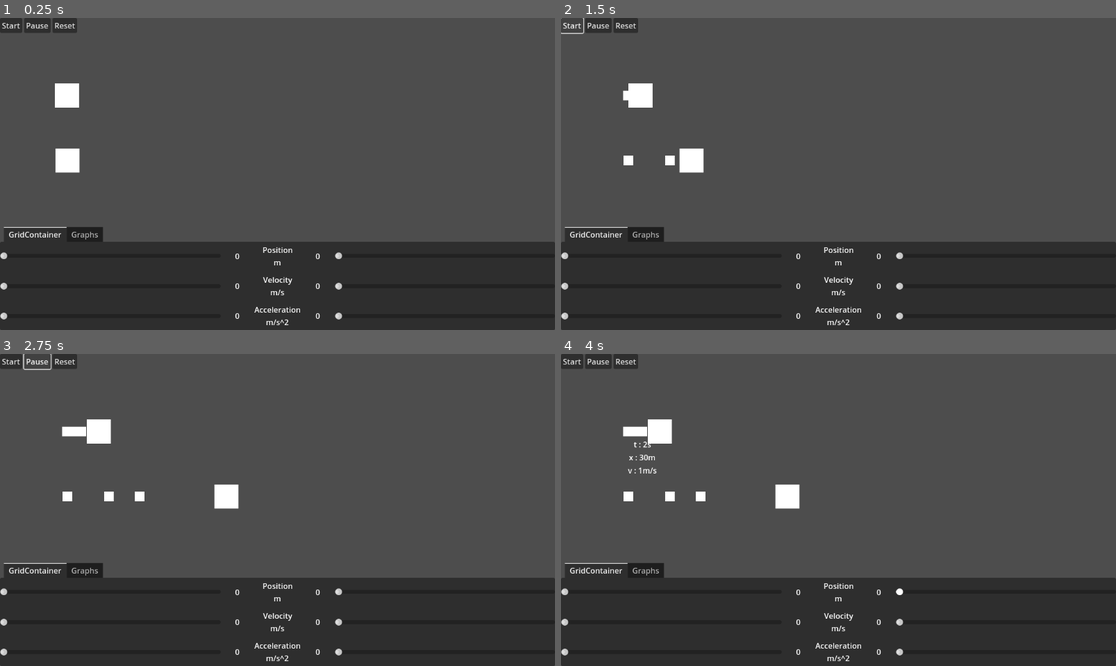
Above: before the commit, frames 1-4 (two rows, left to right).
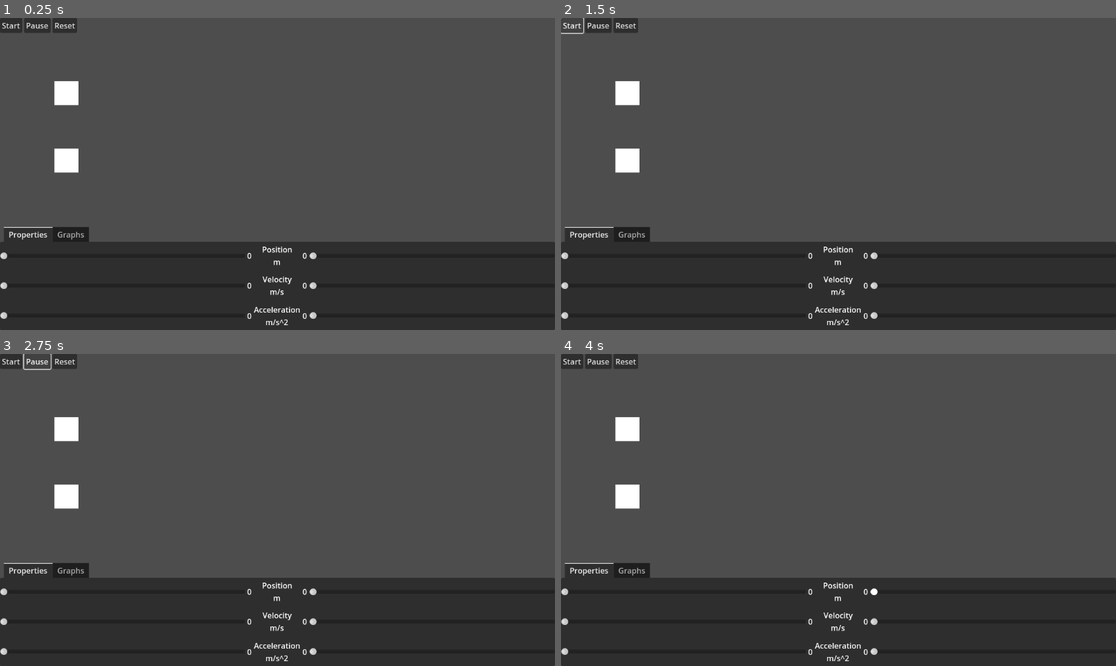
Above: after the commit, the same moments.

Repository: onegm/one_dimensional_motion_simulator
Game: Godot game, scene res://main.tscn
Same seed, same stepped clock (60 frames per second), same inputs: the game is played once before the commit and once after it.
Inputs (mouse positions are in pixels of both pictures, inside the frame that each line leads up to):
- Up to frame 1 (0.25 s): no input
- Up to frame 2 (1.5 s): click "Start" at 0.5 s; click "Start" at 1.25 s
- Up to frame 3 (2.75 s): click "Pause" at 2 s
- Up to frame 4 (4 s): click "Reset" at 2.75 s; move the mouse to (644, 432) at 3.52 s; hold Right (ui_right) from 3.53 s (still down)

The runs differ from the first frame. In frame 1, 1.0% of the frame differs, in the area x 0-62%, y 20-99%; in frame 2, 1.9%; in frame 3, 2.3%; in frame 4, 2.4%.

Commit message:
main mechanics
Connected sliders to cars
Connected graphs to cars
Connected tracer_spawner to cars

Diff:
--- a/autoloads/signal_bus.gd
+++ b/autoloads/signal_bus.gd
@@ -1,5 +1,8 @@
 extends Node
 
-signal data_point_created(car : Car)
+signal data_point_requested
+
 signal simulation_started
 signal reset_simulation_pressed
+
+signal car_created(car : Car)
--- a/car/car.gd
+++ b/car/car.gd
@@ -1,39 +1,41 @@
-extends RigidBody2D
+extends Node2D
 class_name Car
 
-@export var acceleration : float
+var initial_position = 0
+var initial_velocity : float = 0
+var velocity : float = 0
+var acceleration : float = 0
 
-var current_time : int = 0
-var initial_velocity : float = 0
-
-@onready var initial_x_position = global_position.x
-@onready var timer := $Timer
+signal data_point_created(car : Car)
 
 func _ready() -> void:
 	SignalBus.simulation_started.connect(start)
-	timer.timeout.connect(SignalBus.data_point_created.emit.bind(self))
+	SignalBus.data_point_requested.connect(data_point_created.emit.bind(self))
 	set_physics_process(false)
+	SignalBus.car_created.emit(self)
 
 func _physics_process(delta: float) -> void:
-	linear_velocity.x += acceleration*delta
-	move_and_collide(linear_velocity)
+	position.x += velocity*delta + 0.5*acceleration*delta*delta
+	velocity += acceleration*delta
 
 func get_current_position():
-	return global_position.x - initial_x_position
+	return position.x
 
-func set_velocity(vx : float):
-	linear_velocity.x = vx
+func set_initial_velocity(vx : float):
+	velocity = vx
 	initial_velocity = vx
+
+func set_initial_position(pos : float):
+	initial_position = pos
+	position.x = pos
 
 func set_acceleration(ax : float):
 	acceleration = ax
 
 func start():
-	SignalBus.data_point_created.emit(self)
-	if timer.is_stopped(): timer.start()
+	data_point_created.emit(self)
 	set_physics_process(true)
 
 func reset():
-	timer.stop(false)
-	current_time = 0
-	linear_velocity.x = initial_velocity
+	velocity = initial_velocity
+	position.x = initial_position
--- a/car/car.tscn
+++ b/car/car.tscn
@@ -4,10 +4,7 @@
 
 [sub_resource type="CanvasTexture" id="CanvasTexture_0scup"]
 
-[node name="Car" type="RigidBody2D"]
-collision_layer = 0
-collision_mask = 0
-gravity_scale = 0.0
+[node name="Car" type="Node2D"]
 script = ExtResource("1_uov5v")
 
 [node name="Sprite2D" type="Sprite2D" parent="."]
--- a/car/tracer.gd
+++ b/car/tracer.gd
@@ -11,4 +11,4 @@
 func set_car_and_time(car : Car, time : float) -> void:
 	%TimeLabel.text += str(time) + "s"
 	%PositionLabel.text += str(round(car.get_current_position())) + "m"
-	%VelocityLabel.text += str(round(car.linear_velocity.x)) + "m/s"
+	%VelocityLabel.text += str(round(car.velocity)) + "m/s"
--- a/car/tracer.tscn
+++ b/car/tracer.tscn
@@ -8,6 +8,7 @@
 
 [node name="Tracer" type="Area2D"]
 process_mode = 3
+top_level = true
 script = ExtResource("1_ri4rc")
 
 [node name="Sprite2D" type="Sprite2D" parent="."]
--- a/car/tracer_spawner.gd
+++ b/car/tracer_spawner.gd
@@ -2,14 +2,14 @@
 
 const tracer_scene : PackedScene = preload("res://car/tracer.tscn")
 
-var current_time : float = 0
 
 func _ready() -> void:
-	SignalBus.data_point_created.connect(on_data_point_created)
+	SignalBus.car_created.connect(func(car):
+		car.data_point_created.connect(on_data_point_created)
+		)
 
 func on_data_point_created(car : Car):
 	var tracer = tracer_scene.instantiate()
 	car.add_sibling(tracer)
 	tracer.global_position = car.global_position
-	tracer.set_car_and_time(car, floor(current_time))
-	current_time += 0.5
+	tracer.set_car_and_time(car, floor(Simulation.time))
--- a/main.gd
+++ b/main.gd
@@ -1,4 +1,7 @@
 extends Control
+
+@export var car_a : Car
+@export var car_b : Car
 
 @onready var start_button := %StartButton
 @onready var pause_button := %PauseButton
@@ -9,6 +12,9 @@
 	pause_button.pressed.connect(func(): get_tree().paused = !get_tree().paused)
 	reset_button.pressed.connect(SignalBus.reset_simulation_pressed.emit)
 
+	%PropertiesA.car = car_a
+	%PropertiesB.car = car_b
+
 func on_start_button_pressed():
 	SignalBus.simulation_started.emit()
 	get_tree().paused = false
--- a/main.tscn
+++ b/main.tscn
@@ -1,10 +1,11 @@
-[gd_scene load_steps=4 format=3 uid="uid://i3kqa10tdkbg"]
+[gd_scene load_steps=5 format=3 uid="uid://i3kqa10tdkbg"]
 
-[ext_resource type="Script" path="res://addons/graph_2d/graph_2d.gd" id="1_h8krp"]
 [ext_resource type="Script" path="res://main.gd" id="1_tpova"]
 [ext_resource type="PackedScene" uid="uid://b5ugb4pqrpmjh" path="res://simulation/simulation.tscn" id="2_e5q61"]
+[ext_resource type="PackedScene" uid="uid://dlfn31rere5p8" path="res://ui/car_properties/car_properties.tscn" id="3_p70h6"]
+[ext_resource type="PackedScene" uid="uid://8nr0ds835skk" path="res://ui/graph/graphs.tscn" id="4_cl0n0"]
 
-[node name="Main" type="Control"]
+[node name="Main" type="Control" node_paths=PackedStringArray("car_a", "car_b")]
 process_mode = 3
 layout_mode = 3
 anchors_preset = 15
@@ -14,6 +15,8 @@
 grow_vertical = 2
 mouse_filter = 1
 script = ExtResource("1_tpova")
+car_a = NodePath("VBoxContainer/Control/Simulation/StartingPosition/CarA")
+car_b = NodePath("VBoxContainer/Control/Simulation/StartingPosition/CarB")
 
 [node name="VBoxContainer" type="VBoxContainer" parent="."]
 layout_mode = 1
@@ -62,27 +65,19 @@
 size_flags_vertical = 3
 current_tab = 0
 
-[node name="GridContainer" type="GridContainer" parent="VBoxContainer/TabContainer"]
+[node name="Properties" type="HBoxContainer" parent="VBoxContainer/TabContainer"]
 layout_mode = 2
-theme_override_constants/h_separation = 30
-columns = 5
 metadata/_tab_index = 0
 
-[node name="PositionA" type="HSlider" parent="VBoxContainer/TabContainer/GridContainer"]
+[node name="PropertiesA" parent="VBoxContainer/TabContainer/Properties" instance=ExtResource("3_p70h6")]
+unique_name_in_owner = true
 layout_mode = 2
-size_flags_horizontal = 3
-size_flags_vertical = 3
-step = 5.0
 
-[node name="PositionLabelA" type="Label" parent="VBoxContainer/TabContainer/GridContainer"]
+[node name="PropertyLabels" type="VBoxContainer" parent="VBoxContainer/TabContainer/Properties"]
 layout_mode = 2
-size_flags_horizontal = 5
-size_flags_vertical = 3
-text = "0"
-horizontal_alignment = 1
-vertical_alignment = 1
+size_flags_horizontal = 4
 
-[node name="PositionLabel" type="Label" parent="VBoxContainer/TabContainer/GridContainer"]
+[node name="PositionLabel" type="Label" parent="VBoxContainer/TabContainer/Properties/PropertyLabels"]
 layout_mode = 2
 size_flags_horizontal = 5
 size_flags_vertical = 3
@@ -91,33 +86,7 @@
 horizontal_alignment = 1
 vertical_alignment = 1
 
-[node name="PositionLabelB" type="Label" parent="VBoxContainer/TabContainer/GridContainer"]
-layout_mode = 2
-size_flags_horizontal = 5
-size_flags_vertical = 3
-text = "0"
-horizontal_alignment = 1
-vertical_alignment = 1
-
-[node name="PositionB" type="HSlider" parent="VBoxContainer/TabContainer/GridContainer"]
-layout_mode = 2
-size_flags_horizontal = 3
-size_flags_vertical = 3
-
-[node name="VelocityA" type="HSlider" parent="VBoxContainer/TabContainer/GridContainer"]
-layout_mode = 2
-size_flags_horizontal = 3
-size_flags_vertical = 3
-
-[node name="VelocityLabelA" type="Label" parent="VBoxContainer/TabContainer/GridContainer"]
-layout_mode = 2
-size_flags_horizontal = 5
-size_flags_vertical = 3
-text = "0"
-horizontal_alignment = 1
-vertical_alignment = 1
-
-[node name="VelocityLabel" type="Label" parent="VBoxContainer/TabContainer/GridContainer"]
+[node name="VelocityLabel" type="Label" parent="VBoxContainer/TabContainer/Properties/PropertyLabels"]
 layout_mode = 2
 size_flags_horizontal = 5
 size_flags_vertical = 3
@@ -126,33 +95,7 @@
 horizontal_alignment = 1
 vertical_alignment = 1
 
-[node name="VelocityLabelB" type="Label" parent="VBoxContainer/TabContainer/GridContainer"]
-layout_mode = 2
-size_flags_horizontal = 5
-size_flags_vertical = 3
-text = "0"
-horizontal_alignment = 1
-vertical_alignment = 1
-
-[node name="VelocityB" type="HSlider" parent="VBoxContainer/TabContainer/GridContainer"]
-layout_mode = 2
-size_flags_horizontal = 3
-size_flags_vertical = 3
-
-[node name="AccelerationA" type="HSlider" parent="VBoxContainer/TabContainer/GridContainer"]
-layout_mode = 2
-size_flags_horizontal = 3
-size_flags_vertical = 3
-
-[node name="AccelerationLabelA" type="Label" parent="VBoxContainer/TabContainer/GridContainer"]
-layout_mode = 2
-size_flags_horizontal = 5
-size_flags_vertical = 3
-text = "0"
-horizontal_alignment = 1
-vertical_alignment = 1
-
-[node name="AccelerationLabel" type="Label" parent="VBoxContainer/TabContainer/GridContainer"]
+[node name="AccelerationLabel" type="Label" parent="VBoxContainer/TabContainer/Properties/PropertyLabels"]
 layout_mode = 2
 size_flags_horizontal = 5
 size_flags_vertical = 3
@@ -161,34 +104,13 @@
 horizontal_alignment = 1
 vertical_alignment = 1
 
-[node name="AccelerationLabelB" type="Label" parent="VBoxContainer/TabContainer/GridContainer"]
+[node name="PropertiesB" parent="VBoxContainer/TabContainer/Properties" instance=ExtResource("3_p70h6")]
+unique_name_in_owner = true
 layout_mode = 2
-size_flags_horizontal = 5
-size_flags_vertical = 3
-text = "0"
-horizontal_alignment = 1
-vertical_alignment = 1
+h_flip = true
 
-[node name="AccelerationB" type="HSlider" parent="VBoxContainer/TabContainer/GridContainer"]
-layout_mode = 2
-size_flags_horizontal = 3
-size_flags_vertical = 3
-
-[node name="Graphs" type="VBoxContainer" parent="VBoxContainer/TabContainer"]
+[node name="Graphs" parent="VBoxContainer/TabContainer" instance=ExtResource("4_cl0n0")]
 visible = false
 layout_mode = 2
-metadata/_tab_index = 1
 
-[node name="HBoxContainer" type="HBoxContainer" parent="VBoxContainer/TabContainer/Graphs"]
-layout_mode = 2
-size_flags_vertical = 3
-
-[node name="PositionGraph" type="Control" parent="VBoxContainer/TabContainer/Graphs/HBoxContainer"]
-layout_mode = 2
-size_flags_horizontal = 3
-script = ExtResource("1_h8krp")
-
-[node name="VelocityGraph" type="Control" parent="VBoxContainer/TabContainer/Graphs/HBoxContainer"]
-layout_mode = 2
-size_flags_horizontal = 3
-script = ExtResource("1_h8krp")
+[editable path="VBoxContainer/Control/Simulation"]
--- /dev/null
+++ b/simulation/simulation.gd
@@ -0,0 +1,19 @@
+extends Node2D
+class_name Simulation
+
+static var time := 0.0
+static var cars := []
+
+@onready var timer = $Timer
+
+func _ready() -> void:
+	set_process(false)
+	timer.timeout.connect(SignalBus.data_point_requested.emit)
+	SignalBus.simulation_started.connect(func():
+		timer.start()
+		set_process(true)
+		)
+	SignalBus.reset_simulation_pressed.connect(timer.stop)
+
+func _process(delta: float) -> void:
+	time += delta
--- a/simulation/simulation.tscn
+++ b/simulation/simulation.tscn
@@ -1,13 +1,18 @@
-[gd_scene load_steps=2 format=3 uid="uid://b5ugb4pqrpmjh"]
+[gd_scene load_steps=3 format=3 uid="uid://b5ugb4pqrpmjh"]
 
+[ext_resource type="Script" path="res://simulation/simulation.gd" id="1_etfi1"]
 [ext_resource type="PackedScene" uid="uid://dgnt6tp6o5acc" path="res://car/car.tscn" id="1_ot5fl"]
 
 [node name="Simulation" type="Node2D"]
+script = ExtResource("1_etfi1")
 
-[node name="CarA" parent="." instance=ExtResource("1_ot5fl")]
-position = Vector2(139, 123)
-acceleration = 1.0
+[node name="Timer" type="Timer" parent="."]
 
-[node name="CarB" parent="." instance=ExtResource("1_ot5fl")]
-position = Vector2(140, 258)
-acceleration = 5.0
+[node name="StartingPosition" type="Marker2D" parent="."]
+position = Vector2(138, 188)
+
+[node name="CarA" parent="StartingPosition" instance=ExtResource("1_ot5fl")]
+position = Vector2(0, -70)
+
+[node name="CarB" parent="StartingPosition" instance=ExtResource("1_ot5fl")]
+position = Vector2(0, 70)
--- /dev/null
+++ b/ui/car_properties/car_properties.gd
@@ -0,0 +1,34 @@
+extends VBoxContainer
+
+@export var h_flip : bool:
+	set(value):
+		h_flip = value
+		flip_h()
+
+var car : Car:
+	set(new_car):
+		car = new_car
+		connect_sliders()
+
+@onready var position_slider : HSlider = %PositionSlider
+@onready var position_label : Label = %PositionLabel
+@onready var velocity_slider : HSlider = %VelocitySlider
+@onready var velocity_label : Label = %VelocityLabel
+@onready var acceleration_slider : HSlider = %AccelerationSlider
+@onready var acceleration_label : Label = %AccelerationLabel
+
+func _ready() -> void:
+	position_slider.value_changed.connect(func(value): position_label.text = str(value))
+	velocity_slider.value_changed.connect(func(value): velocity_label.text = str(value))
+	acceleration_slider.value_changed.connect(func(value): acceleration_label.text = str(value))
+
+func connect_sliders():
+	position_slider.value_changed.connect(car.set_initial_position)
+	velocity_slider.value_changed.connect(car.set_initial_velocity)
+	acceleration_slider.value_changed.connect(car.set_acceleration)
+
+func flip_h():
+	for row in get_children():
+		if row is not HBoxContainer:
+			continue
+		row.move_child(row.get_child(0), -1)
--- /dev/null
+++ b/ui/car_properties/car_properties.tscn
@@ -0,0 +1,72 @@
+[gd_scene load_steps=2 format=3 uid="uid://dlfn31rere5p8"]
+
+[ext_resource type="Script" path="res://ui/car_properties/car_properties.gd" id="1_n4rvo"]
+
+[node name="CarProperties" type="VBoxContainer"]
+anchors_preset = 15
+anchor_right = 1.0
+anchor_bottom = 1.0
+grow_horizontal = 2
+grow_vertical = 2
+size_flags_horizontal = 3
+script = ExtResource("1_n4rvo")
+
+[node name="Row1" type="HBoxContainer" parent="."]
+layout_mode = 2
+size_flags_vertical = 3
+
+[node name="PositionSlider" type="HSlider" parent="Row1"]
+unique_name_in_owner = true
+layout_mode = 2
+size_flags_horizontal = 3
+size_flags_vertical = 3
+step = 5.0
+
+[node name="PositionLabel" type="Label" parent="Row1"]
+unique_name_in_owner = true
+layout_mode = 2
+size_flags_horizontal = 5
+size_flags_vertical = 3
+text = "0"
+horizontal_alignment = 1
+vertical_alignment = 1
+
+[node name="Row2" type="HBoxContainer" parent="."]
+layout_mode = 2
+size_flags_vertical = 3
+
+[node name="VelocitySlider" type="HSlider" parent="Row2"]
+unique_name_in_owner = true
+layout_mode = 2
+size_flags_horizontal = 3
+size_flags_vertical = 3
+step = 5.0
+
+[node name="VelocityLabel" type="Label" parent="Row2"]
+unique_name_in_owner = true
+layout_mode = 2
+size_flags_horizontal = 5
+size_flags_vertical = 3
+text = "0"
+horizontal_alignment = 1
+vertical_alignment = 1
+
+[node name="Row3" type="HBoxContainer" parent="."]
+layout_mode = 2
+size_flags_vertical = 3
+
+[node name="AccelerationSlider" type="HSlider" parent="Row3"]
+unique_name_in_owner = true
+layout_mode = 2
+size_flags_horizontal = 3
+size_flags_vertical = 3
+step = 5.0
+
+[node name="AccelerationLabel" type="Label" parent="Row3"]
+unique_name_in_owner = true
+layout_mode = 2
+size_flags_horizontal = 5
+size_flags_vertical = 3
+text = "0"
+horizontal_alignment = 1
+vertical_alignment = 1
--- /dev/null
+++ b/ui/graph/graphs.gd
@@ -0,0 +1,19 @@
+extends VBoxContainer
+
+var colors = [Color.RED, Color.BLUE]
+
+@onready var position_graph : Graph2D = %PositionGraph
+@onready var velocity_graph : Graph2D = %VelocityGraph
+
+func _enter_tree() -> void:
+	SignalBus.car_created.connect(add_car)
+
+func add_car(car : Car) -> void:
+	await ready
+	var color = colors.pop_front()
+	var position_series = position_graph.add_plot_item(car.name, color)
+	var velocity_series = velocity_graph.add_plot_item(car.name, color)
+	car.data_point_created.connect(func(this_car):
+		position_series.add_point(Vector2(Simulation.time, this_car.position.x))
+		velocity_series.add_point(Vector2(Simulation.time, this_car.velocity))
+		)
--- /dev/null
+++ b/ui/graph/graphs.tscn
@@ -0,0 +1,33 @@
+[gd_scene load_steps=3 format=3 uid="uid://8nr0ds835skk"]
+
+[ext_resource type="Script" path="res://addons/graph_2d/graph_2d.gd" id="1_1r1n6"]
+[ext_resource type="Script" path="res://ui/graph/graphs.gd" id="1_1ui53"]
+
+[node name="Graphs" type="VBoxContainer"]
+anchors_preset = 15
+anchor_right = 1.0
+anchor_bottom = 1.0
+grow_horizontal = 2
+grow_vertical = 2
+script = ExtResource("1_1ui53")
+metadata/_tab_index = 1
+
+[node name="HBoxContainer" type="HBoxContainer" parent="."]
+layout_mode = 2
+size_flags_vertical = 3
+
+[node name="PositionGraph" type="Control" parent="HBoxContainer"]
+unique_name_in_owner = true
+layout_mode = 2
+size_flags_horizontal = 3
+script = ExtResource("1_1r1n6")
+x_label = "Time (s)"
+y_label = "Position (m)"
+
+[node name="VelocityGraph" type="Control" parent="HBoxContainer"]
+unique_name_in_owner = true
+layout_mode = 2
+size_flags_horizontal = 3
+script = ExtResource("1_1r1n6")
+x_label = "Time (s)"
+y_label = "Velocity (m/s)"
